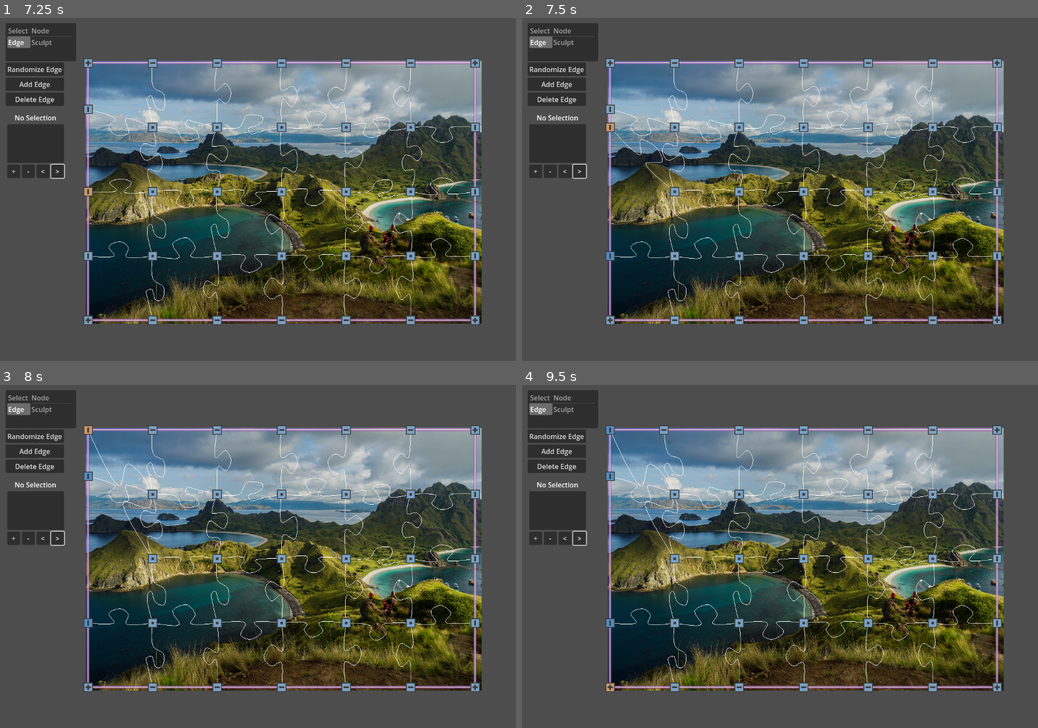
Above: before the commit, frames 1-4 (two rows, left to right).
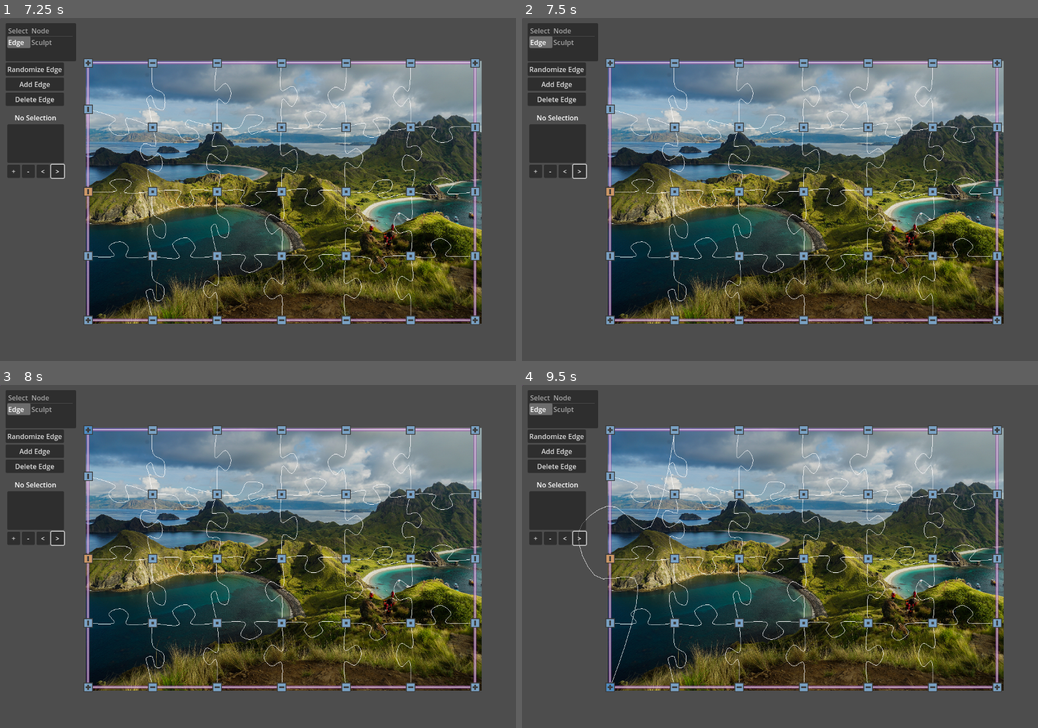
Above: after the commit, the same moments.

Repository: kreibaum/puzzle-shark
Game: Godot game, scene res://editor.tscn
Two runs of this game, one before a commit and one after it. Both use one fixed random seed, a clock stepped at 60 frames per second and the inputs below.
Inputs (mouse positions are in pixels of both pictures, inside the frame that each line leads up to):
- Up to frame 1 (7.25 s): click "Randomize Edge" at 0.5 s; click "Add Edge" at 1.25 s; click "+" at 2 s; click "-" at 2.75 s; click "<" at 3.5 s; click ">" at 4.25 s; tap Enter at 5, 6.5 s; drag from (87, 62) to (0, 18) at 5.02 s; tap Space at 5.75 s; drag from (87, 127) to (0, 18) at 5.77 s; move the mouse to (87, 192) at 6.52 s; tap Middle mouse button (Drag) at 6.6 s; click (87, 192) at 6.67 s; tap U at 6.8 s
- Up to frame 2 (7.5 s): tap Space at 7.25 s; drag from (609, 254) to (609, 62) at 7.27 s
- Up to frame 3 (8 s): no input
- Up to frame 4 (9.5 s): tap Enter at 8 s; drag from (609, 686) to (609, 429) at 8.02 s; tap Space at 8.75 s; drag from (676, 429) to (609, 686) at 8.77 s

Frame 1 is identical in both runs. In frame 2, 0.2% of the frame differs, in the area x 0-29%, y 0-71%; in frame 3, 0.3%; in frame 4, 0.6%, in the area x 0-33%, y 0-90%.

Commit message:
Add Edge input mode

Diff:
--- a/PuzzleCanvas/PuzzleCanvas.gd
+++ b/PuzzleCanvas/PuzzleCanvas.gd
@@ -237,3 +237,6 @@
 ## Pass along unhandled input to the state machine
 func _unhandled_input(event):
 	state_machine.unhandled_input(event)
+
+func _input(event):
+	state_machine.input(event)
--- /dev/null
+++ b/UI/EdgeState.gd
@@ -0,0 +1,44 @@
+class_name EdgeState extends State
+
+## The edge state can be used to easily modify properties of edges and to
+## create new edges between specific nodes.
+
+## Tracks on which object the mouse started its action
+## This is to create edges between two nodes
+var vertex_on_which_click_started = null
+
+var preview_edge = null
+
+
+## This code is currently being shared with SelectState.gd via copy-paste.
+func vertex_hover_event(vertex: Vertex, is_hovering: bool):
+	# If we are already hovering something, we don't want to change that.
+	if canvas.current_hover != null and vertex != canvas.current_hover:
+		return
+
+	vertex.hovered = is_hovering
+
+	# Our state machine should remember what we are currently hovering.
+	if !vertex.hovered:
+		canvas.current_hover = null
+	else:
+		canvas.current_hover = vertex
+
+
+func input(event: InputEvent):
+	# This is how you consume an event and prevent it from being passed to other nodes
+	# ui_canvas.get_viewport().set_input_as_handled()
+	if event is InputEventMouseButton:
+		if event.button_index == MOUSE_BUTTON_LEFT:
+			print("Handling mouse button event", vertex_on_which_click_started, event)
+
+			if canvas.current_hover != null && event.pressed:
+				vertex_on_which_click_started = canvas.current_hover
+				print("Started click on " + vertex_on_which_click_started.name)
+			elif vertex_on_which_click_started != null && !event.pressed:
+				if canvas.current_hover != null:
+					canvas.create_edge(vertex_on_which_click_started, canvas.current_hover)
+				else:
+					# In this case, we create a new vertex and then create an edge to it.
+					var new_vertex = canvas.create_vertex(canvas.get_global_mouse_position())
+					canvas.create_edge(vertex_on_which_click_started, new_vertex)
--- a/UI/State.gd
+++ b/UI/State.gd
@@ -37,3 +37,7 @@
 
 func unhandled_input(event: InputEvent):
 	pass
+
+
+func input(event: InputEvent):
+	pass
--- a/UI/StateGrid.gd
+++ b/UI/StateGrid.gd
@@ -21,7 +21,7 @@
 	return [
 		["Select", KEY_X, func(): return SelectState.new()],
 		["Node", KEY_V, func(): return NodeState.new()],
-		["Edge", KEY_U, func(): return SelectState.new()],
+		["Edge", KEY_U, func(): return EdgeState.new()],
 		["Sculpt", KEY_I, func(): return SelectState.new()]
 	]
 
--- a/UI/StateMachine.gd
+++ b/UI/StateMachine.gd
@@ -32,3 +32,7 @@
 
 func unhandled_input(event: InputEvent):
 	current_state.unhandled_input(event)
+
+
+func input(event: InputEvent):
+	current_state.input(event)
